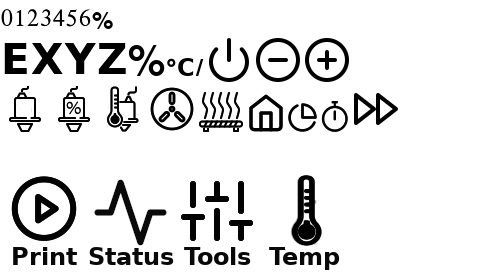
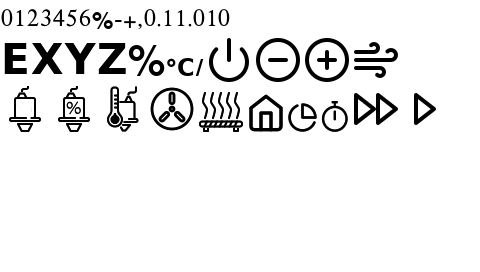
Comparing the layer stacks of the two 480 x 272 images. Changes:
removed group "080-icon-printer-main-temperature" (7 layers) over (269, 175, 340, 270)
removed layer "print.svg #4" from group "080-icon-printer-main-temperature" over (293, 175, 322, 246)
removed layer "print.svg #3" from group "080-icon-printer-main-temperature" over (292, 175, 321, 246)
removed layer "print.svg #2" from group "080-icon-printer-main-temperature" over (294, 175, 323, 246)
removed layer "print.svg" from group "080-icon-printer-main-temperature" over (290, 175, 323, 247)
removed layer "print.svg copy" from group "080-icon-printer-main-temperature" over (290, 175, 323, 247)
removed layer "temp" from group "080-icon-printer-main-temperature" over (269, 247, 340, 270)
removed layer "bg #3" from group "080-icon-printer-main-temperature" over (269, 175, 340, 270)
removed group "081-icon-printer-main-tools" (3 layers) over (181, 181, 253, 265)
removed layer "sliders.svg" from group "081-icon-printer-main-tools" over (181, 181, 253, 241)
removed layer "bg #4" from group "081-icon-printer-main-tools" over (181, 181, 253, 265)
removed group "082-icon-printer-main-status" (5 layers) over (89, 179, 174, 265)
removed layer "activity.svg #1" from group "082-icon-printer-main-status" over (91, 179, 167, 252)
removed layer "icon-color" from group "082-icon-printer-main-status" over (91, 179, 167, 250)
removed layer "activity.svg #2" from group "082-icon-printer-main-status" over (89, 179, 167, 252)
removed group "083-icon-printer-main-print" (3 layers) over (11, 176, 77, 265)
removed layer "play-circle.svg copy #6" from group "083-icon-printer-main-print" over (11, 176, 77, 241)
removed layer "bg #5" from group "083-icon-printer-main-print" over (11, 176, 77, 265)
added group "063-icon-printer-icon-fan" with 2 layers above "064-icon-printer-icon-minus" over (354, 42, 398, 78)
added layer "wind.svg" in group "063-icon-printer-icon-fan" over (354, 42, 398, 78)
…and 23 more changes (19 added, 4 removed)
